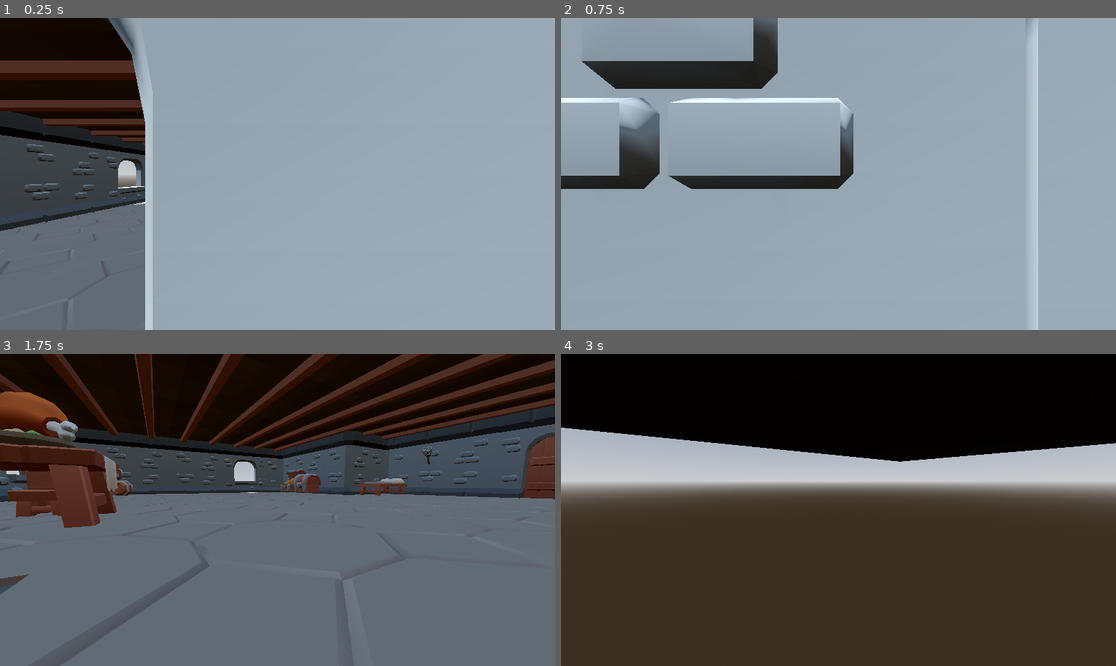
Above: before the commit, frames 1-4 (two rows, left to right).
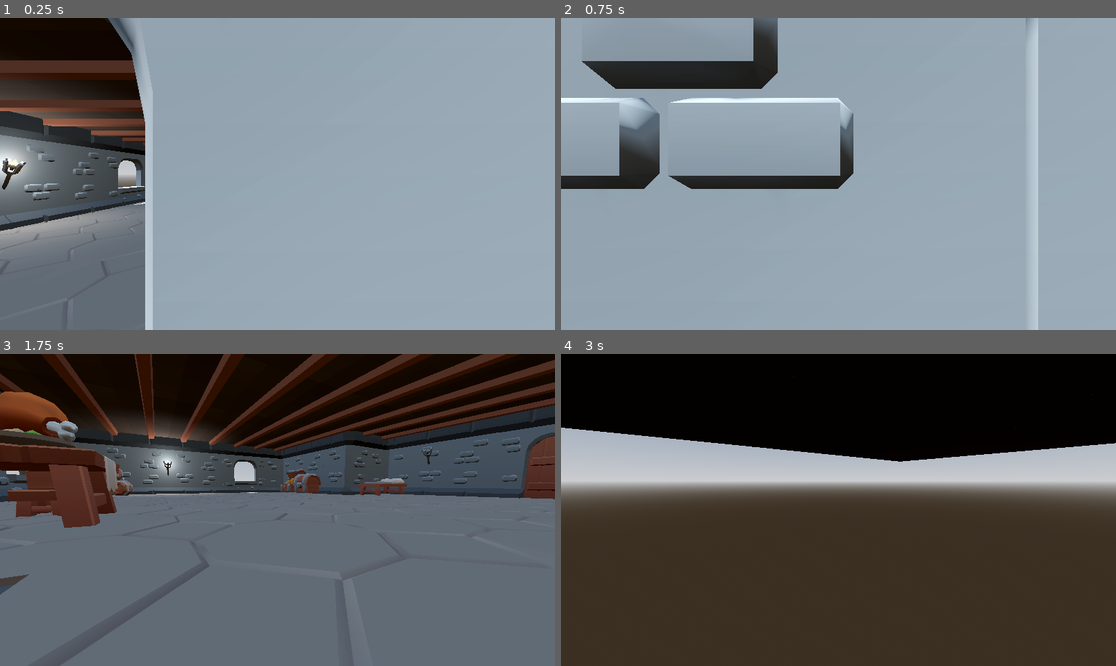
Above: after the commit, the same moments.

Repository: KavyaJP/Godot-3D
Game: Godot game, scene res://scenes/main.tscn
The game is run twice, just before and just after one commit, with the same random seed, the same clock (stepped at 60 frames per second) and the same inputs.
Inputs (mouse positions are in pixels of both pictures, inside the frame that each line leads up to):
- Up to frame 1 (0.25 s): no input
- Up to frame 2 (0.75 s): tap Enter at 0.5 s; move the mouse to (960, 158) at 0.52 s; hold D (move_right) from 0.53 s (still down); tap \ (freefly) at 0.6 s; click (960, 158) at 0.67 s
- Up to frame 3 (1.75 s): tap Space (jump) at 0.77, 1.52 s; move the mouse to (249, 510) at 1.27 s; release D (move_right) at 1.28 s; hold W (move_forward) from 1.28 s (still down); tap Shift (sprint) at 1.35 s
- Up to frame 4 (3 s): keep holding W (move_forward); move the mouse to (849, 503) at 2.02 s; tap \ (freefly) at 2.1 s; move the mouse to (832, 516) at 2.77 s; tap Shift (sprint) at 2.85 s; click (832, 516) at 2.92 s

The runs differ from the first frame. In frame 1, 6.9% of the frame differs, in the area x 0-27%, y 19-75%; in frame 2, nothing differs; in frame 3, 2.7%; in frame 4, nothing differs.

Commit message:
Added lit torch as a scene and added it in house scene as well

Diff:
--- /dev/null
+++ b/scenes/decorations/torch_lit.tscn
@@ -0,0 +1,25 @@
+[gd_scene load_steps=4 format=3 uid="uid://bi17gor3vi17m"]
+
+[ext_resource type="PackedScene" uid="uid://bbqvjw4b37so2" path="res://models/gltf/torch_lit.gltf" id="1_qffd1"]
+
+[sub_resource type="BoxShape3D" id="BoxShape3D_8isqw"]
+size = Vector3(0.12207031, 0.55688477, 0.12695313)
+
+[sub_resource type="BoxShape3D" id="BoxShape3D_qffd1"]
+size = Vector3(0.5566406, 0.48876953, 0.55444336)
+
+[node name="TorchLit" type="StaticBody3D"]
+
+[node name="torch_lit2" parent="." instance=ExtResource("1_qffd1")]
+
+[node name="CollisionShape3D" type="CollisionShape3D" parent="."]
+transform = Transform3D(1, 0, 0, 0, 1, 0, 0, 0, 1, 0, -0.118774414, 0)
+shape = SubResource("BoxShape3D_8isqw")
+
+[node name="CollisionShape3D2" type="CollisionShape3D" parent="."]
+transform = Transform3D(1, 0, 0, 0, 1, 0, 0, 0, 1, 0, 0.40405273, 0)
+shape = SubResource("BoxShape3D_qffd1")
+
+[node name="OmniLight3D" type="OmniLight3D" parent="."]
+transform = Transform3D(1, 0, 0, 0, 1, 0, 0, 0, 1, 0, 0.54143834, 0)
+omni_range = 6.0955396
--- a/scenes/house.tscn
+++ b/scenes/house.tscn
@@ -16,6 +16,7 @@
 [ext_resource type="PackedScene" uid="uid://dt1sh5vvb1rw1" path="res://scenes/decorations/barrels/barrel_large_decorated.tscn" id="14_0fn05"]
 [ext_resource type="PackedScene" uid="uid://ctq0go336e8dn" path="res://scenes/decorations/barrels/barrel_small.tscn" id="15_82h1m"]
 [ext_resource type="PackedScene" uid="uid://bnw7q0dmqo2if" path="res://scenes/decorations/barrels/barrel_small_stacked.tscn" id="16_e5ov4"]
+[ext_resource type="PackedScene" uid="uid://bi17gor3vi17m" path="res://scenes/decorations/torch_lit.tscn" id="17_0fn05"]
 
 [node name="House" type="Node3D"]
 
@@ -278,6 +279,9 @@
 
 [node name="BarrelSmallStacked" parent="Decorations" instance=ExtResource("16_e5ov4")]
 transform = Transform3D(0.2646137, 0, 0.9643545, 0, 1, 0, -0.9643545, 0, 0.2646137, -8.1862755, 0.51014197, 2.9778578)
+
+[node name="TorchLit" parent="Decorations" instance=ExtResource("17_0fn05")]
+transform = Transform3D(0.9225718, 0.38582554, 0, -0.38582554, 0.9225718, 0, 0, 0, 1, -10.005829, 2.2355437, 0)
 
 [editable path="Doorways/WallDoorway2"]
 [editable path="Doorways/WallDoorway2/wall_doorway2"]
Not shown: 1 places in scenes/house.tscn that only renumber resources
